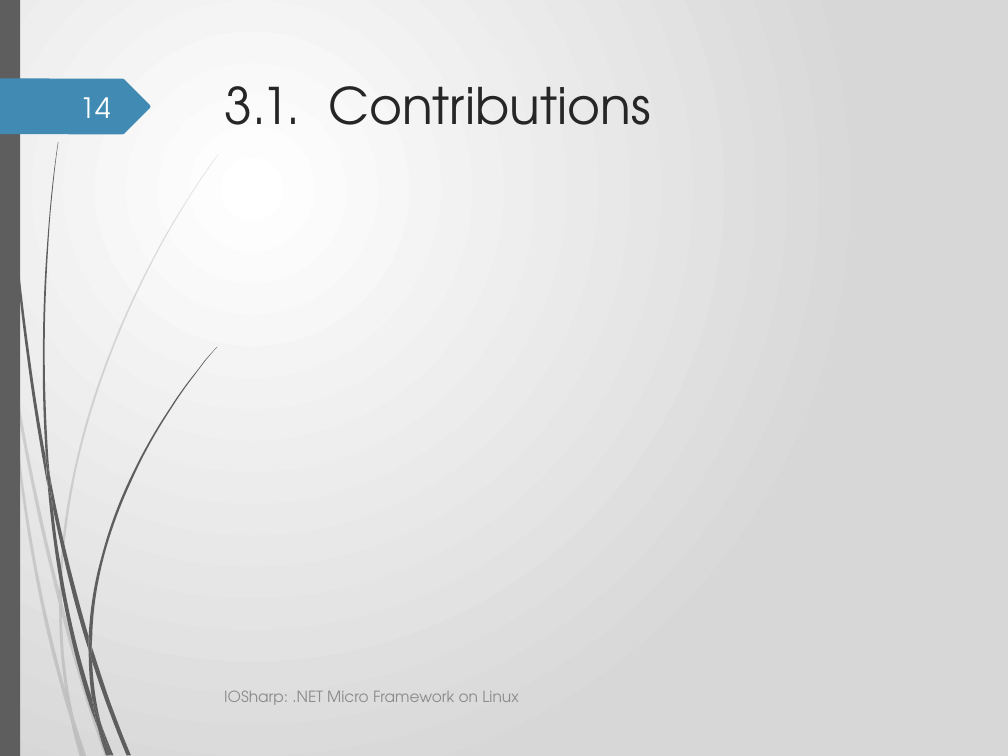
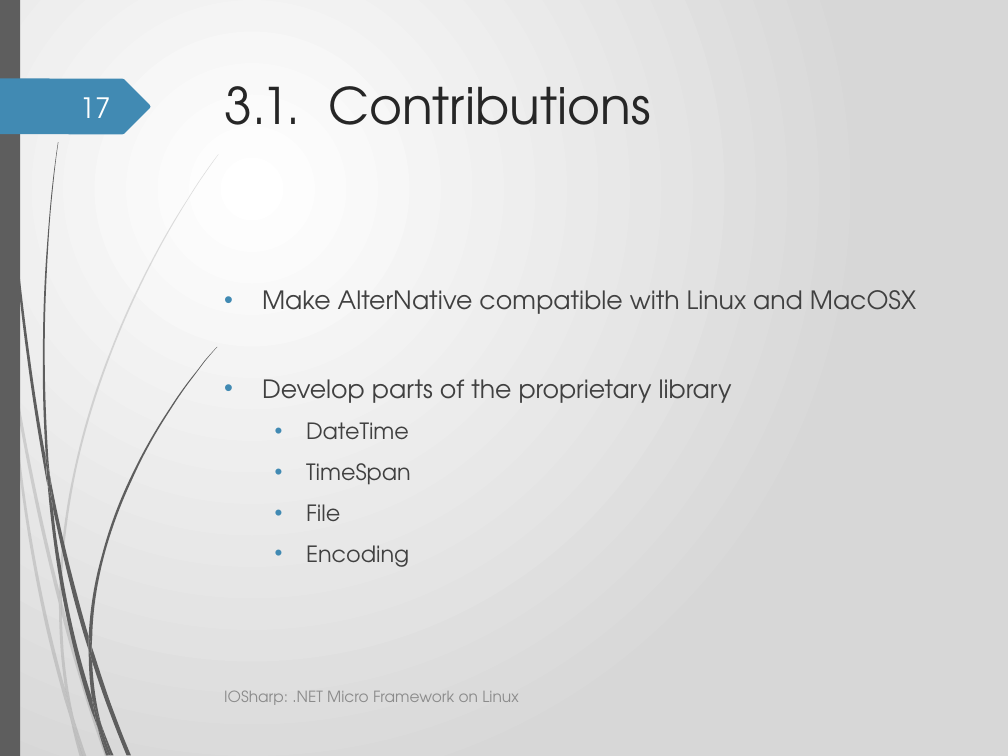
Before and after one commit to GerardSoleCa/BachelorThesisMisc, a slide deck: slide 17 of ThesisDoc/IOSharp2.pptx (slide 14 before the commit). Drawn at 1008x756 pixels with LibreOffice and Linux fonts; fonts in the diff are those of the drawing; background and template pictures are left out. Boxes give left, top, right and bottom in pixels: in the first picture for what was removed or moved away, otherwise in the second. Text is boxed around its words. In the diff, an @@ line names an element or a change of style, - is before the commit and + after.

```diff
--- a/ThesisDoc/IOSharp2.pptx
+++ b/ThesisDoc/IOSharp2.pptx
@@ page number at [80,97,111,118]: text changed @@
-14
+17
@@ text added at [262,290,916,567], 18 pt, text #404040 @@
+• Make AlterNative compatible with Linux and MacOSX
+• Develop parts of the proprietary library
+  • DateTime
+  • TimeSpan
+  • File
+  • Encoding
```
Also in this commit, not shown: 19 other slides changed, 4 slides added, 1 slide removed, 7 other files.
